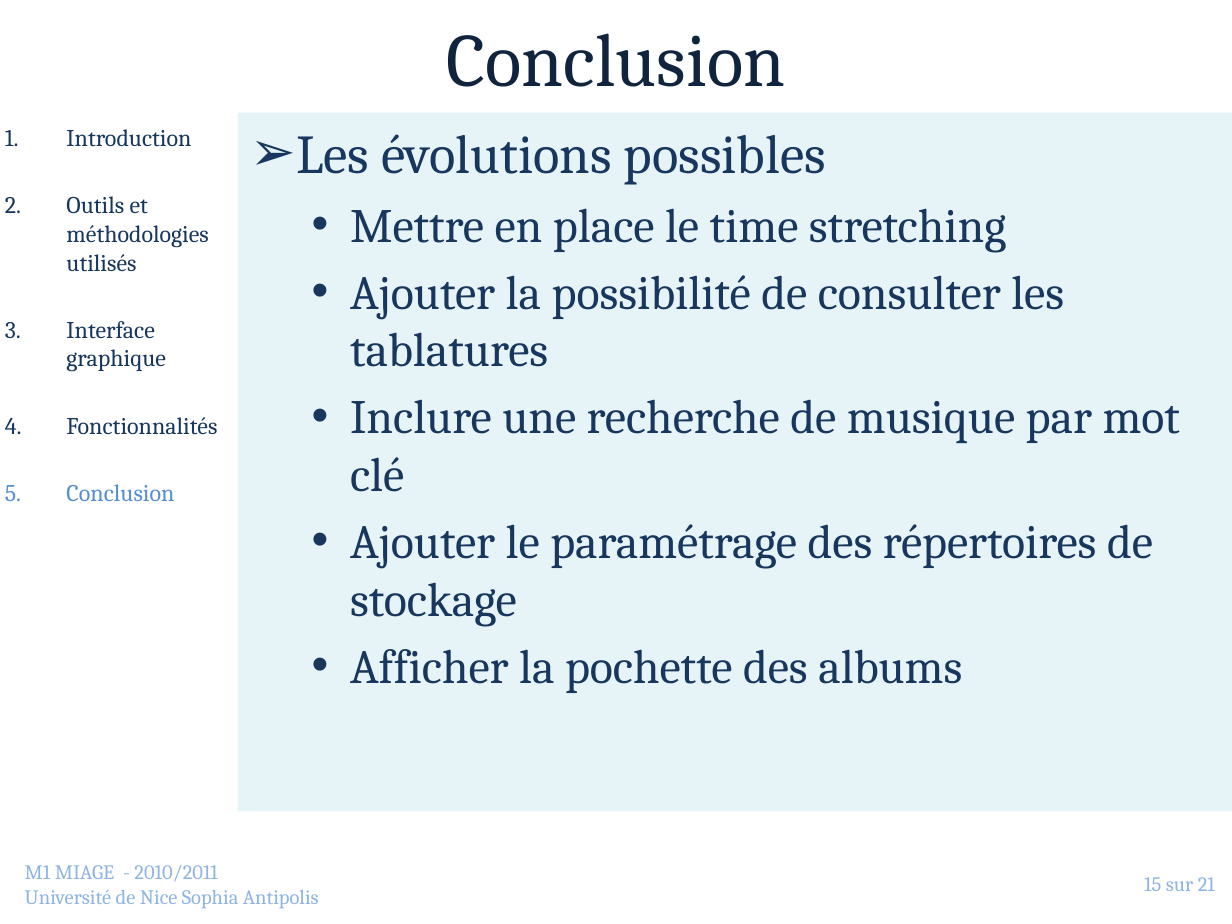
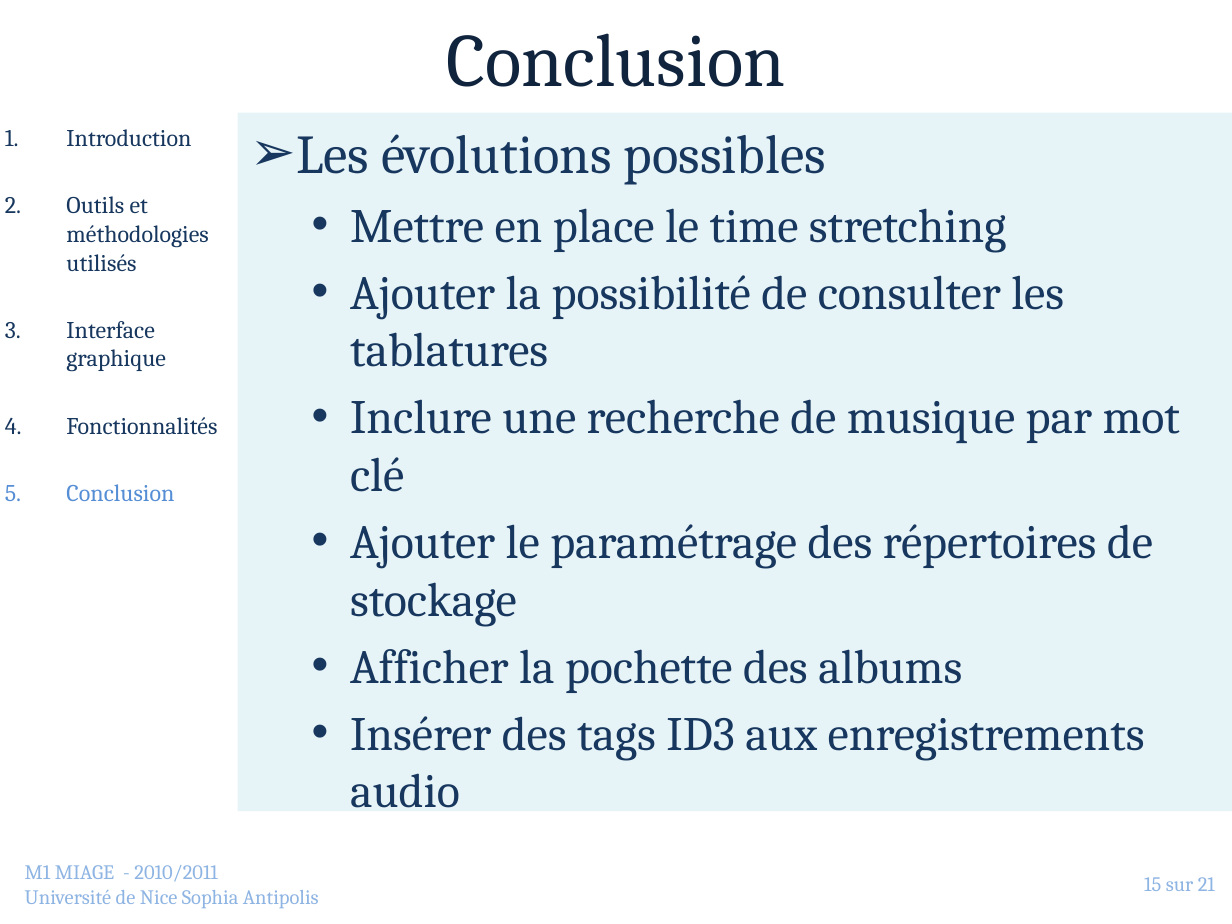
Before and after one commit to jlespagnard/android-advanced-player, a slide deck: slide 15 of AAP/docs/Presentation.pptx. Drawn at 1232x924 pixels with LibreOffice and Linux fonts; fonts in the diff are those of the drawing; background and template pictures are left out. Boxes give left, top, right and bottom in pixels: in the first picture for what was removed or moved away, otherwise in the second. Text is boxed around its words. In the diff, an @@ line names an element or a change of style, - is before the commit and + after.

Commit message:
Présentation

```diff
--- a/AAP/docs/Presentation.pptx
+++ b/AAP/docs/Presentation.pptx
@@ text at [350, 716, 1145, 808]: paragraph added @@
+  • Insérer des tags ID3 aux enregistrements audio
```
Also in this commit, not shown: 1 other slide changed, 3 other files.
